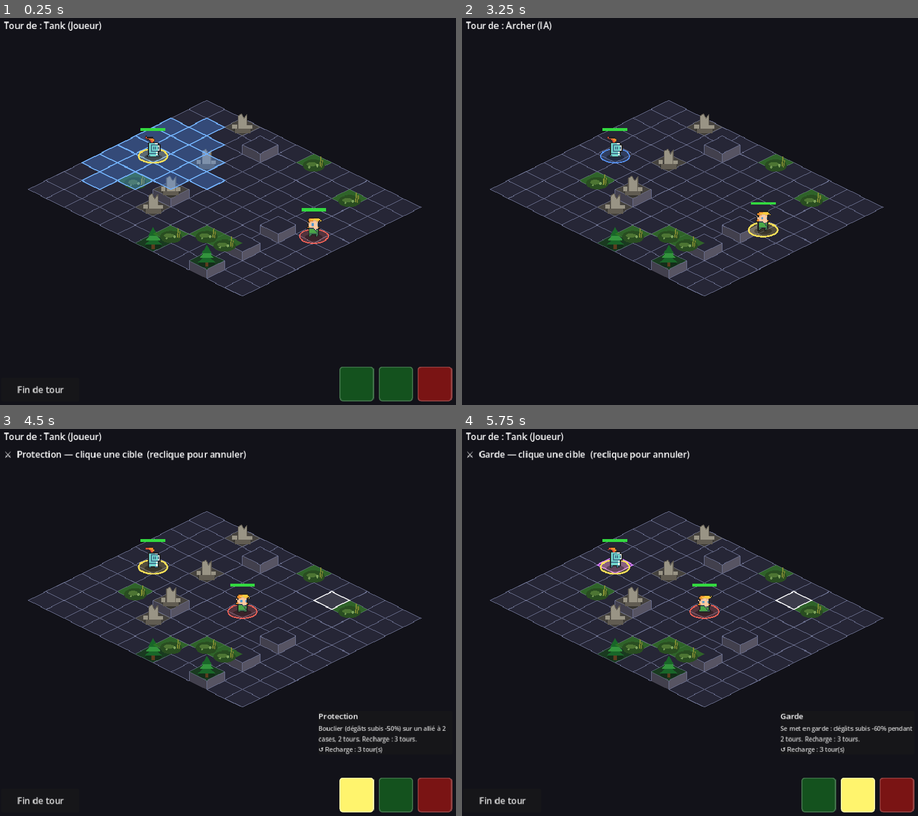
Above: before the commit, frames 1-4 (two rows, left to right).
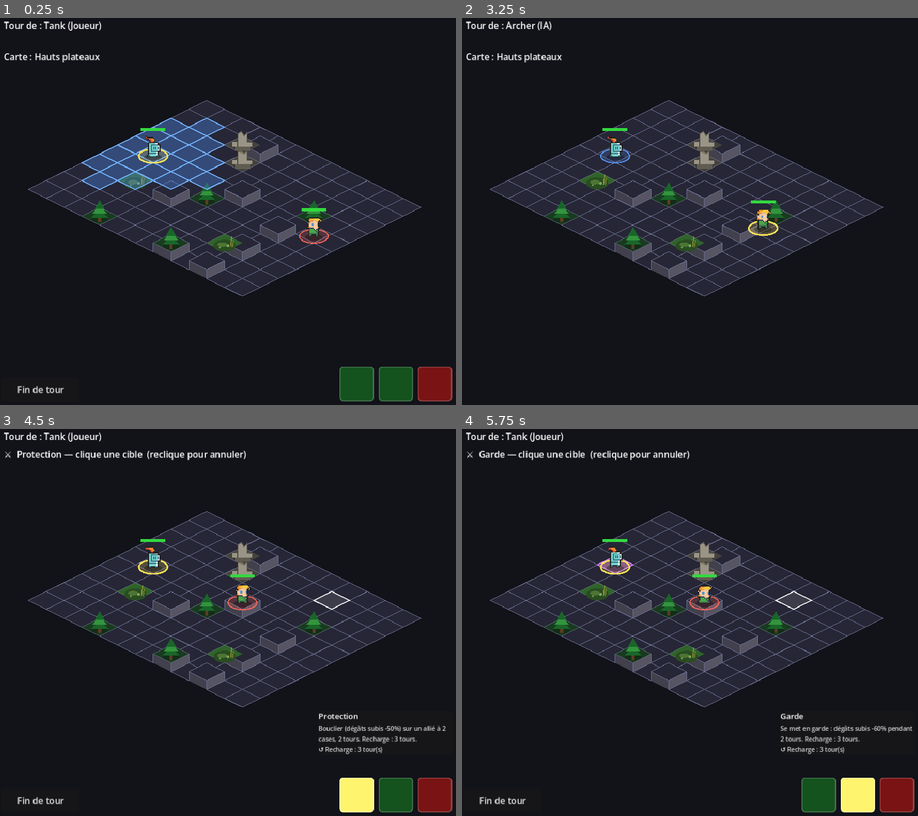
Above: after the commit, the same moments.

Repository: bodji27200-web/mon-jeux-video-
Game: Godot game, scene res://Main.tscn
Same seed, same stepped clock (60 frames per second), same inputs: the game is played once before the commit and once after it. This scene is started directly instead of the project's main scene.
Inputs (mouse positions are in pixels of both pictures, inside the frame that each line leads up to):
- Up to frame 1 (0.25 s): no input
- Up to frame 2 (3.25 s): click (817, 385) at 0.52 s; click (858, 385) at 1.27 s; click (895, 385) at 2.02 s; click "Fin de tour" at 2.75 s
- Up to frame 3 (4.5 s): tap Enter (ui_accept) at 3.5, 3.77 s; move the mouse to (328, 603) at 3.52 s; click (328, 603) at 3.67 s; click (355, 796) at 4.27 s
- Up to frame 4 (5.75 s): click (858, 796) at 5.02 s

The runs differ from the first frame. In frame 1, 3.1% of the frame differs, in the area x 0-81%, y 9-66%; in frame 2, 3.5%; in frame 3, 3.3%; in frame 4, 3.3%.

Commit message:
Plusieurs cartes : 5 biomes thématiques tirés au hasard (terrain + relief data-driven)

Diff:
--- a/Battle.gd
+++ b/Battle.gd
@@ -868,28 +868,53 @@
 	return null
 
 
-# Génère le terrain tactique au centre de la grille (évite les zones de spawn).
+# Génère le terrain selon la carte tirée (biome dominant + densité + relief).
+# La carte est choisie au hasard parmi GameData.MAPS et son nom est affiché.
 func _generate_terrain() -> void:
-	var types: Array = GameData.TERRAIN.keys()
+	var maps: Array = GameData.MAPS
+	GameData.current_map = randi() % maps.size()
+	var m: Dictionary = maps[GameData.current_map]
+	var bag: Array = _weighted_terrain_bag(m.get("weights", {}))
+	var n_terrain: int = int(m.get("terrain", 12))
 	var placed := 0
 	var attempts := 0
-	while placed < 12 and attempts < 80:
+	while placed < n_terrain and attempts < n_terrain * 8:
 		attempts += 1
 		var col: int = 2 + randi() % 8  # colonnes 2-9 (zones de spawn : 1 et 10)
 		var row: int = randi() % grid.ROWS
 		var cell := Vector2i(col, row)
 		if not grid.terrain.has(cell):
-			grid.terrain[cell] = types[randi() % types.size()]
+			grid.terrain[cell] = bag[randi() % bag.size()]
 			placed += 1
-	_generate_heights()
+	_generate_heights(int(m.get("heights", 5)))
+	_show_map_name(str(m.get("name", "")))
 	grid.queue_redraw()
 
 
-# Quelques plateaux surélevés au centre (relief tactique), hors zones de spawn.
-func _generate_heights() -> void:
+# Construit un "sac" pondéré d'identifiants de terrain selon les poids de la carte.
+func _weighted_terrain_bag(weights: Dictionary) -> Array:
+	var bag: Array = []
+	for tid in weights:
+		for _i in range(int(weights[tid])):
+			bag.append(tid)
+	if bag.is_empty():
+		bag = GameData.TERRAIN.keys()
+	return bag
+
+
+# Affiche le nom de la carte (réutilise le label de terrain, remplacé au survol).
+func _show_map_name(map_name: String) -> void:
+	if map_name == "" or terrain_label == null:
+		return
+	terrain_label.text = "Carte : %s" % map_name
+	terrain_label.visible = true
+
+
+# Plateaux surélevés (relief tactique), hors zones de spawn et hors marécage.
+func _generate_heights(count: int) -> void:
 	var placed := 0
 	var attempts := 0
-	while placed < 5 and attempts < 60:
+	while placed < count and attempts < count * 12:
 		attempts += 1
 		var col: int = 2 + randi() % 8  # colonnes 2-9 (pas sur les lignes de départ)
 		var row: int = randi() % grid.ROWS
--- a/GameData.gd
+++ b/GameData.gd
@@ -440,6 +440,24 @@
 	             "move_penalty": 2},
 }
 
+# --- Cartes / champs de bataille ---
+# Chaque carte = un biome avec sa propre dominante de terrain (weights),
+# sa densité d'obstacles (terrain) et son nombre de plateaux surélevés (heights).
+# Tirée au hasard au début du combat (current_map). Gameplay 100 % data-driven.
+const MAPS := [
+	{"name": "Plaine ouverte", "weights": {"foret": 1, "ruines": 1, "marecage": 1},
+	 "terrain": 6,  "heights": 3},
+	{"name": "Forêt ancienne", "weights": {"foret": 5, "ruines": 1, "marecage": 1},
+	 "terrain": 14, "heights": 2},
+	{"name": "Ruines maudites", "weights": {"foret": 1, "ruines": 5, "marecage": 1},
+	 "terrain": 13, "heights": 4},
+	{"name": "Marais brumeux", "weights": {"foret": 2, "ruines": 1, "marecage": 6},
+	 "terrain": 15, "heights": 1},
+	{"name": "Hauts plateaux", "weights": {"foret": 1, "ruines": 2, "marecage": 1},
+	 "terrain": 8,  "heights": 7},
+]
+var current_map := 0
+
 # Sélections courantes (définies à l'écran de préparation, étape 6).
 var difficulty := "normal"
 var player_team: Array = ["tank"]
Not shown, changed: CLAUDE.md
